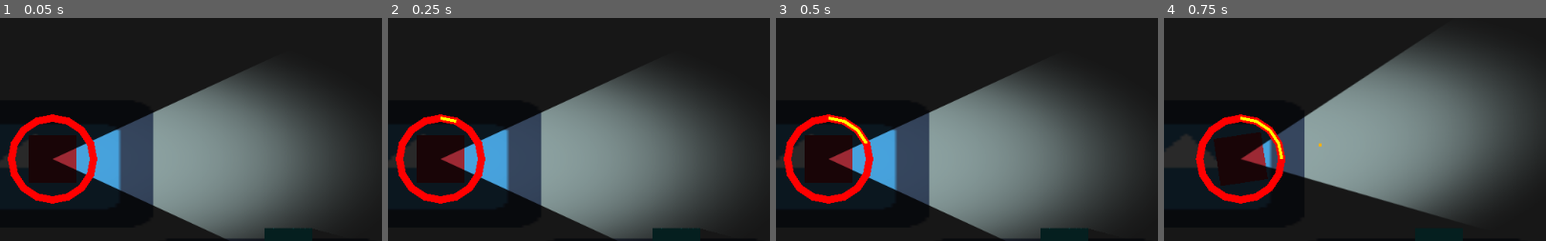
Above: before the commit, frames 1-4 (left to right).
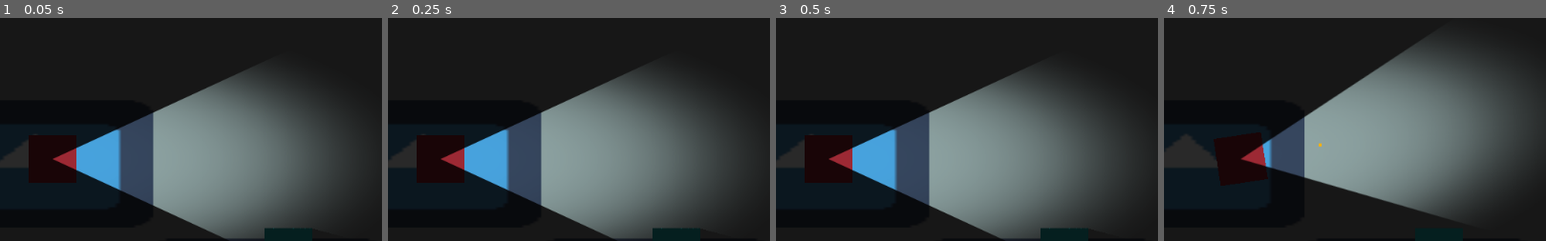
Above: after the commit, the same moments.

Repository: ghfox/overheadpoc
Game: Godot game, scene res://Scn/Room.tscn
Two runs of this game, one before a commit and one after it. Both use one fixed random seed, a clock stepped at 60 frames per second and the inputs below. The engine's default icon, where the game draws it, is replaced by a stand-in: a white triangle on a blue panel in a dark square.
Inputs (mouse positions are % of the whole screen's width and height, from its top left):
- Up to frame 1 (0.05 s): no input
- Up to frame 2 (0.25 s): no input
- Up to frame 3 (0.5 s): no input
- Up to frame 4 (0.75 s): tap Enter at 0.5 s; move the mouse to (72, 45) at 0.52 s; hold D from 0.53 s (still down); click (72, 45) at 0.6 s
The pictures show only the part of the screen within x 43-93%, y 18-68%; the shares and areas given below are measured in that part.

The runs differ from the first frame. In frame 1, 2.4% of the frame differs, in the area x 2-26%, y 43-84%; in frame 2, 2.4%; in frame 3, 2.4%; in frame 4, 2.4%.

Commit message:
reload system is becoming appropiately complex, magazines can be swapped from pockets in order

Diff:
--- a/Classes/Weapon.gd
+++ b/Classes/Weapon.gd
@@ -34,6 +34,12 @@
 	dam += tDict["dam"]
 	muzzle += tDict["spd"]
 
+func fire():
+	if(curMag.store > 0):
+		curMag.store -= 1
+		return true
+	return false
+
 func addMag(mag):
 	if(mag.cal == cal):
 		curMag = mag
--- a/Scn/Room.tscn
+++ b/Scn/Room.tscn
@@ -1,11 +1,10 @@
-[gd_scene load_steps=7 format=2]
+[gd_scene load_steps=6 format=2]
 
 [ext_resource path="res://Scn/Player.tscn" type="PackedScene" id=1]
 [ext_resource path="res://Scn/Wall.tscn" type="PackedScene" id=2]
 [ext_resource path="res://Spr/background.png" type="Texture" id=3]
 [ext_resource path="res://icon.png" type="Texture" id=4]
 [ext_resource path="res://Scn/BlinkingLight.tscn" type="PackedScene" id=5]
-[ext_resource path="res://Scn/ReloadAnim.tscn" type="PackedScene" id=6]
 
 [node name="Room" type="Node2D"]
 
@@ -72,6 +71,3 @@
 
 [node name="LayerUnMod" type="CanvasLayer" parent="."]
 follow_viewport_enable = true
-
-[node name="ReloadAnim" parent="LayerUnMod" instance=ExtResource( 6 )]
-position = Vector2( 574.387, 123.678 )
--- a/Scr/Player.gd
+++ b/Scr/Player.gd
@@ -8,9 +8,6 @@
 
 func _ready():
 	Inventory.player = self
-	print(Inventory.pack)
-	print(Inventory.pocket)
-	print(Inventory.hand)
 
 func _process(_delta):
 	rotation = Controller.getCursorAngle(get_global_position(),get_global_mouse_position())
@@ -24,13 +21,20 @@
 		var hand = Inventory.hand
 		if(hand.type == "weapon"):
 			if(hand.cat == "pistol"):
-				$Shottimer.start(hand.cooldown)
-				var newBullet = playerBullet.instance()
-				newBullet.position = position + (Vector2(cos(rotation),sin(rotation)) * 32 )
-				newBullet.DIR = rotation
-				newBullet.DAM = hand.dam
-				newBullet.SPEED = hand.muzzle
-				get_parent().add_child_below_node(self,newBullet)
+				if(hand.fire()):
+					spawnBullet(hand)
+		print(Inventory.pack)
+		print(Inventory.pocket)
+		print(Inventory.hand)
+
+func spawnBullet(hand):
+	$Shottimer.start(hand.cooldown)
+	var newBullet = playerBullet.instance()
+	newBullet.position = position + (Vector2(cos(rotation),sin(rotation)) * 32 )
+	newBullet.DIR = rotation
+	newBullet.DAM = hand.dam
+	newBullet.SPEED = hand.muzzle
+	get_parent().add_child_below_node(self,newBullet)
 
 func _input(_event):
 	if(Input.is_action_just_pressed(Controller.actionFocusAbility)):
@@ -42,8 +46,9 @@
 
 func reload():
 	print("reload")
-	var reload = reloadAnim.instance()
-	get_parent().get_node("LayerUnMod").add_child(reload)
+	if(Inventory.findNextMag()):
+		var reload = reloadAnim.instance()
+		get_parent().get_node("LayerUnMod").add_child(reload)
 
 func focusActive():
 	Engine.time_scale = 0.5
--- a/Scr/ReloadAnim.gd
+++ b/Scr/ReloadAnim.gd
@@ -6,6 +6,7 @@
 var time = 2.5
 var complete = 0
 var incolor = Color.yellow
+var swap = true
 
 func _ready():
 	$Timer.start(time)
@@ -41,5 +42,8 @@
 		reload()
 
 func reload():
-	print("a reload should occur")
+	if(swap):
+		Inventory.swapForNextMag()
+	else:
+		Inventory.loadNextMag()
 	call_deferred("free")
--- a/Singletons/Inventory.gd
+++ b/Singletons/Inventory.gd
@@ -10,33 +10,69 @@
 var hand = Nothing.new()
 var player
 
+var reloadCursor = -1
+
 #remember all built-in types are passed as value, EXCEPT arrays & dicts
 
 func _ready():
 	pack = {
 		"weapon" : [Weapon.new("PeaShooter")],
-		"mag" : [Magazine.new("9mm",10),Magazine.new("9mm",10)],
+		"mag" : [Magazine.new("9mm",10),Magazine.new("9mm",10),Magazine.new("9mm",10)],
 		"ammo" : [Ammo.new("9mm","fmj")]
 	}
-	pack["ammo"][0].amount += 15
+	pack["ammo"][0].amount += 25
 	pack["mag"][0].fillMag(pack["ammo"][0])
 	pack["mag"][1].fillMag(pack["ammo"][0])
-	moveToPocket(pack["mag"][0],0)
+	moveToPocketFromPack(pack["mag"][0],0)
 	loadFromPocket(pack["weapon"][0],0)
+	moveToPocketFromPack(pack["mag"][0],0)
+	moveToPocketFromPack(pack["mag"][0],1)
 	equip(pack["weapon"],0)
 
 
 func equip(group, idx):
-	hand = group[0]
+	hand = group[idx]
 	group.remove(idx)
+	reloadCursor = -1
+
+
+func moveToPocketFromPack(item, pockIdx):
+	if(pocket[pockIdx].type != "null"):
+		pack[pocket[pockIdx].type].append(pocket[pockIdx])
+	pocket[pockIdx] = item
+	pack[item.type].remove(pack[item.type].find(item,0))
+
+
+func moveToPocket(item, pockIdx):
+	if(pocket[pockIdx].type != "null"):
+		return false
+	pocket[pockIdx] = item
+
+
+#														MAGAZINE RELATED Methods
+func swapForNextMag():
+	var temp = hand.curMag
+	loadNextMag()
+	moveToPocket(temp,reloadCursor)
+
+func loadNextMag():
+	return loadFromPocket(hand,reloadCursor)
+
+func findNextMag():
+	for i in pocket.size():
+		reloadCursor += 1
+		if(reloadCursor == pocket.size()):
+			reloadCursor = 0
+		var p = pocket[reloadCursor]
+		if(p.type == "mag"):
+			if(p.cal == hand.cal):
+				if(p.store > 0):
+					return true
+	return false
 
 func loadFromPocket(weapon, pockIdx):
 	var obj = pocket[pockIdx]
 	if(weapon.addMag(obj)):
 		pocket[pockIdx] = Nothing.new()
-
-func moveToPocket(item, pockIdx):
-	if(pocket[pockIdx].type != "null"):
-		pack[pocket[pockIdx].type].append(pocket[pockIdx])
-	pocket[pockIdx] = item
-	pack[item.type].remove(pack[item.type].find(item,0))
+		return true
+	return false
